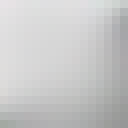
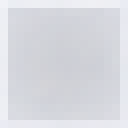
Two versions of the same layered image (128 × 128). Layer-by-layer changes:
removed layer "Layer 1" over [0, 0, 128, 128]
added group "Paper" (1st of 2) with 1 layers over [0, 0, 128, 128]
added layer "Paper" (2nd of 2, in "Paper") in group "Paper" over [0, 0, 128, 128]
